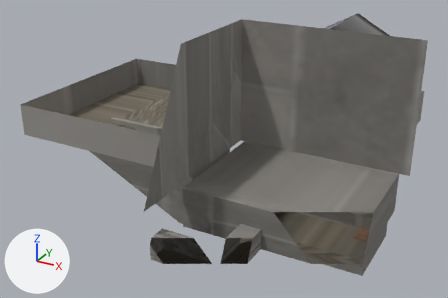
The Blender file rpg/map_src/level01.blend: old version first, new version second.
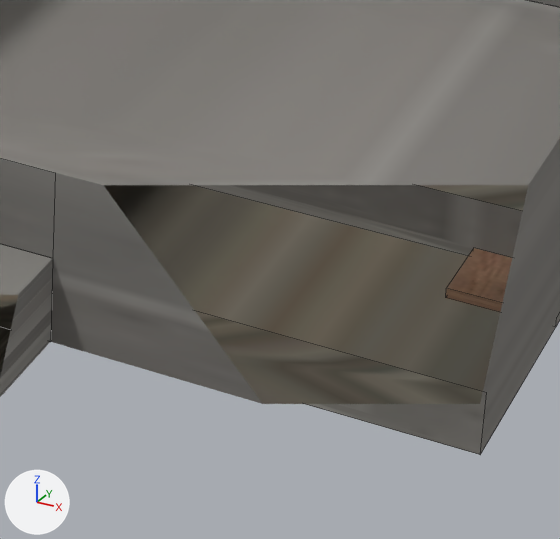
Old and new are each drawn whole from a 50 mm lens placed at (35.1, -74.5, 61.9), pointed at (-25.4, 35.6, 6.8) and again close up on the part from 56% to 85% of the width and 56% to 99% of the height. The axes (+X, +Y, +Z) are drawn at lower left. The lights are the same throughout. The first two pictures are the older version. The close-ups show mesh edges as thin lines. Everything nearer to the camera than a plane just in front of the edit is cut away.

The scene before the commit, as lines of its bpy script (objects in view):
```python
me_cube = bpy.data.meshes.new('Cube')
me_cube.from_pydata(...)  # 44 vertices, 27 faces; spans x -21.0..13.0, y -15.0..10.1, z -15.0..-4.0
# faces by material slot: [23, 4]
me_cube.materials.append(mat_textures_brick01_png)  # picture img_brick01_png
me_cube.materials.append(mat_textures_concrete01_png)  # picture img_concrete01_png
me_cube_001 = bpy.data.meshes.new('Cube.001')
me_cube_001.from_pydata(...)  # 14 vertices, 10 faces; spans x -5.2..10.0, y -2.0..10.0, z 0.0..4.0
# faces by material slot: [8, 2]
me_cube_001.materials.append(mat_textures_brick01_png)  # picture img_brick01_png
me_cube_001.materials.append(mat_textures_concrete01_png)  # picture img_concrete01_png
me_cube_011 = bpy.data.meshes.new('Cube.011')
me_cube_011.from_pydata(...)  # a box spanning x -2.5..2.5, y -2.0..2.0, z -0.5..0.0
me_cube_011.materials.append(mat_textures_wood01_png)  # picture img_wood01_png
ob_elevator = bpy.data.objects.new('elevator', me_cube_011)
ob_elevator.location = (10.5, 28.0, -0.5)
ob_elevator.rotation_euler = (0.000419, 0.000165, -3.142)  # degrees (0, 0, -180)
ob_garage = bpy.data.objects.new('garage', me_cube)
ob_garage.location = (0.0, 20.08, -4.99)
ob_garage.rotation_euler = (-3.142, 0.0, 0.0)  # degrees (-180, 0, 0)
ob_start_room = bpy.data.objects.new('start_room', me_cube_001)
ob_start_room.location = (-14.0, 0.0, 2.0)
```
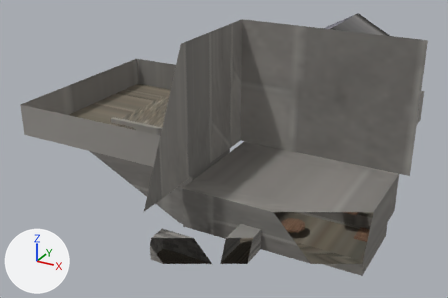
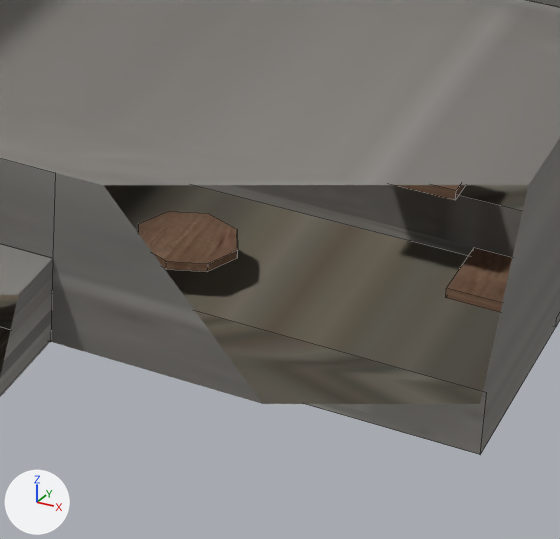
What differs and where, as boxes [x1, y1, x2, y2] in the close-ups (560 x 539 px):
'Cylinder', added (brown): after [138, 211, 238, 272]
'elevator.001', added (brown): after [395, 185, 466, 200]

The change, as a diff of the scene's bpy script:
```diff
--- a/rpg/map_src/level01.blend.py
+++ b/rpg/map_src/level01.blend.py
@@ me_cylinder_001 @@
+me_cylinder_001.from_pydata(...)  # an 8-sided cylinder along z spanning x -2.41..2.41, y -2.41..2.41, z -0.2..0.2
+me_cylinder_001.materials.append(mat_textures_wood01_png)  # picture img_wood01_png
@@ ob_elevator_001 @@
+ob_elevator_001 = bpy.data.objects.new('elevator.001', me_cube_011.copy())  # the mesh of ob_elevator
+ob_elevator_001.location = (5.5, 28.0, 4.5)
+ob_elevator_001.rotation_euler = (0.000419, 0.000165, -3.142)  # degrees (0, 0, -180)
@@ ob_cylinder @@
+ob_cylinder = bpy.data.objects.new('Cylinder', me_cylinder_001)
+ob_cylinder.location = (-2.98, 22.21, 0.78)
+ob_cylinder.rotation_euler = (0.0, 0.0, 3.142)  # degrees (0, 0, 180)
```
